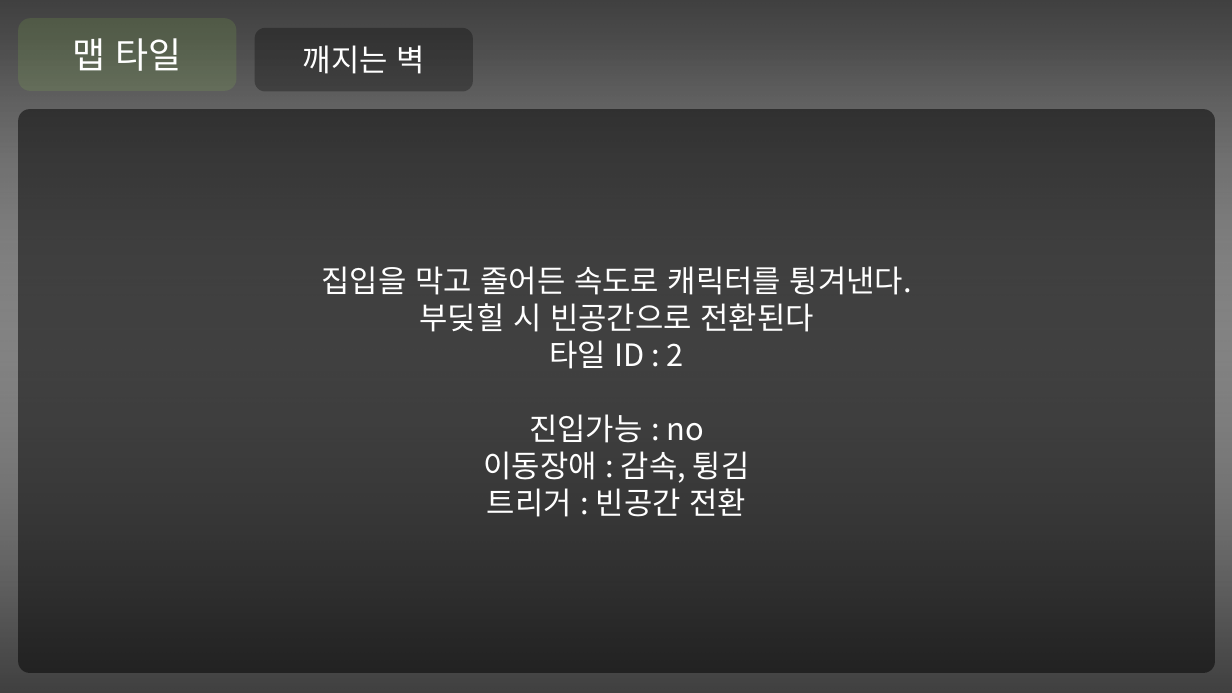
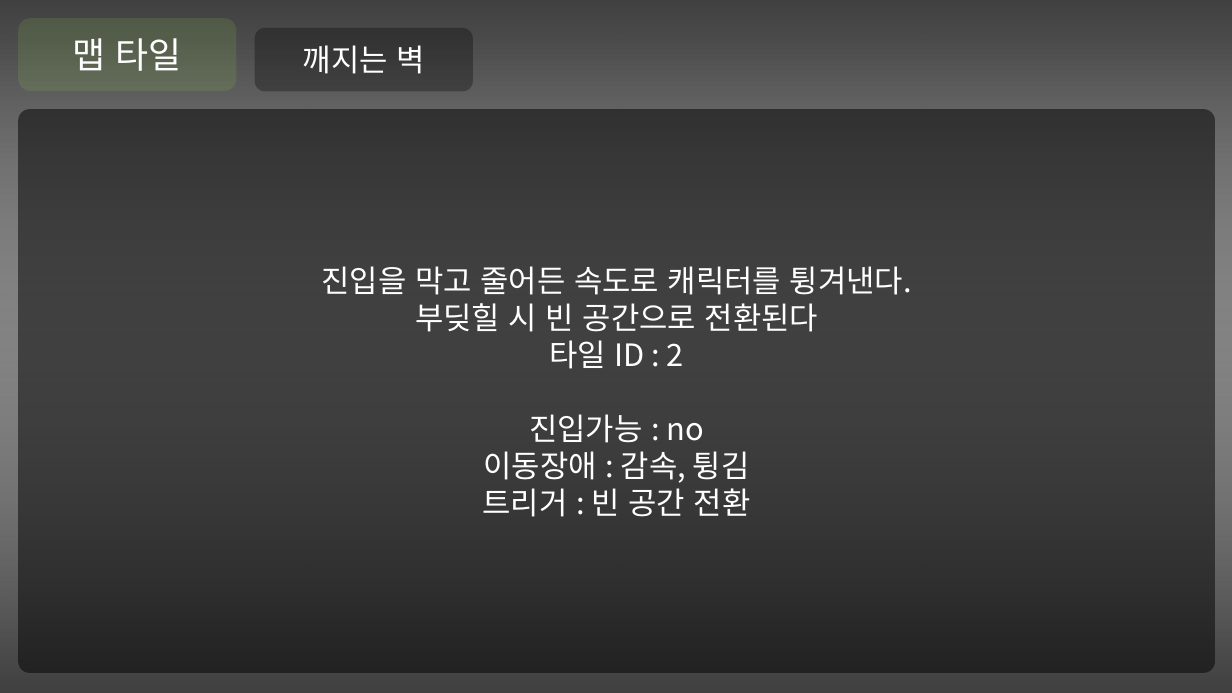
Before and after one commit to Niiok/inha_2021, a slide deck: slide 28 of Console_game/May7ppt.pptm. Drawn at 1232x693 pixels with LibreOffice and Linux fonts; fonts in the diff are those of the drawing. Boxes give left, top, right and bottom in pixels: in the first picture for what was removed or moved away, otherwise in the second. Text is boxed around its words. In the diff, an @@ line names an element or a change of style, - is before the commit and + after.

```diff
--- a/Console_game/May7ppt.pptm
+++ b/Console_game/May7ppt.pptm
@@ text in rounded rectangle at [322, 266, 912, 332]: text changed @@
-집입을 막고 줄어든 속도로 캐릭터를 튕겨낸다.
-부딪힐 시 빈공간으로 전환된다
+진입을 막고 줄어든 속도로 캐릭터를 튕겨낸다.
+부딪힐 시 빈 공간으로 전환된다
@@ text in rounded rectangle at [483, 482, 751, 517]: spaces changed @@
-트리거 : 빈공간 전환
+트리거 : 빈 공간 전환
```
Also in this commit, not shown: 8 other slides changed, 2 slides added, 1 slide removed, 8 other files.
